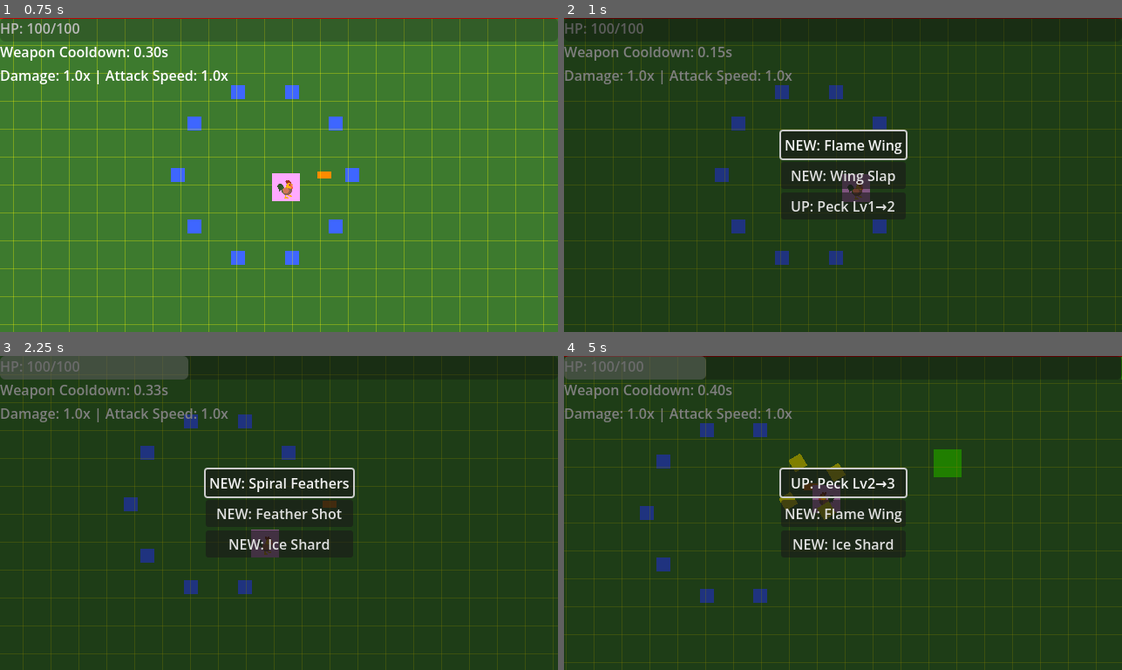
Above: before the commit, frames 1-4 (two rows, left to right).
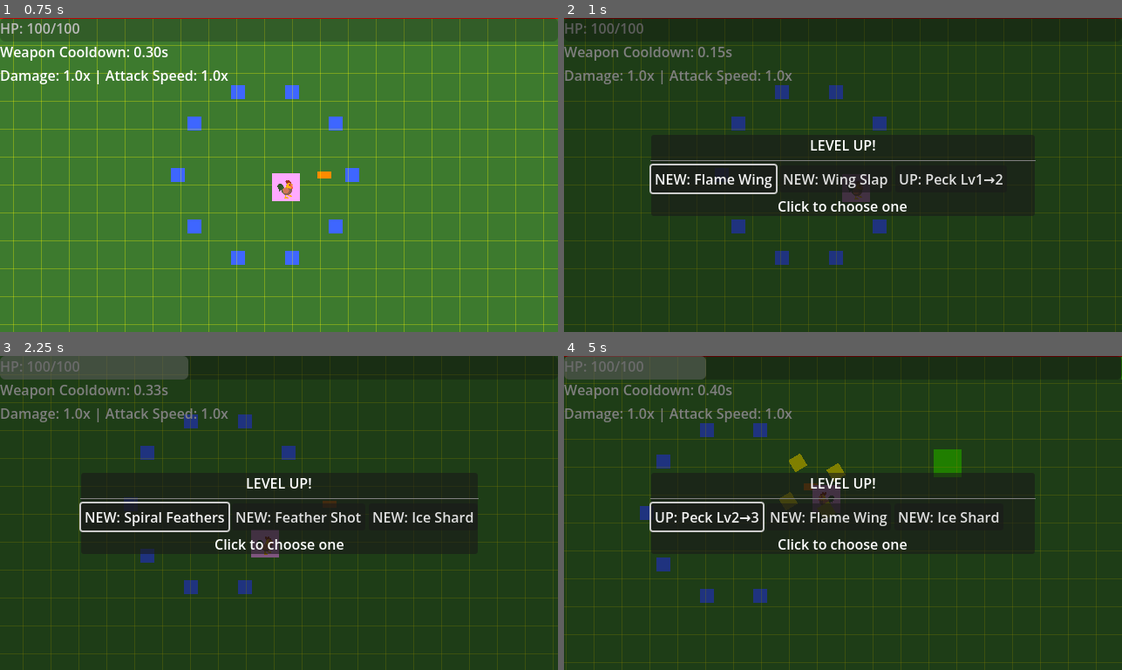
Above: after the commit, the same moments.

Repository: thejoshyee/sarimanok-game
Game: Godot game, scene res://main.tscn
Same seed, same stepped clock (60 frames per second), same inputs: the game is played once before the commit and once after it.
Inputs:
- Up to frame 1 (0.75 s): tap Enter (ui_accept) at 0.5 s; hold Right (move_right) from 0.53 s (still down); hold 1 from 0.53 s (still down)
- Up to frame 2 (1 s): keep holding Right (move_right); keep holding 1; tap Enter (ui_accept) at 0.77 s
- Up to frame 3 (2.25 s): release Right (move_right) at 1.25 s; release 1 at 1.25 s; click "UP: Peck Lv1→2" at 1.25 s; hold S (move_down) from 2.03 s (still down); tap 2 at 2.1 s
- Up to frame 4 (5 s): tap Enter (ui_accept) at 2.27, 3.77, 4.52 s; release S (move_down) at 2.78 s; hold Right (move_right) 2.78-3.53 s; hold 3 2.78-3.53 s; hold Up (move_up) 3.53-4.28 s; tap R at 3.6 s; hold A (move_left) from 4.28 s (still down); tap P at 4.35 s

Frame 1 is identical in both runs. In frame 2, 6.5% of the frame differs, in the area x 15-85%, y 35-65%; in frame 3, 7.1%, in the area x 14-86%, y 35-65%; in frame 4, 6.4%.

Commit message:
feat(ui): refine level-up panel layout to match PRD (task 29.1)

Diff:
--- a/game/scenes/ui/level_up_panel.tscn
+++ b/game/scenes/ui/level_up_panel.tscn
@@ -1,12 +1,12 @@
-[gd_scene load_steps=2 format=3 uid="uid://dvdy2n5irl835"]
+[gd_scene format=3 uid="uid://dvdy2n5irl835"]
 
 [ext_resource type="Script" uid="uid://bqn6pd306mb6r" path="res://scripts/ui/level_up_panel.gd" id="1_fclbr"]
 
-[node name="CanvasLayer" type="CanvasLayer"]
+[node name="CanvasLayer" type="CanvasLayer" unique_id=513594816]
 process_mode = 3
 script = ExtResource("1_fclbr")
 
-[node name="ColorRect" type="ColorRect" parent="."]
+[node name="ColorRect" type="ColorRect" parent="." unique_id=325516443]
 anchors_preset = 15
 anchor_right = 1.0
 anchor_bottom = 1.0
@@ -14,27 +14,46 @@
 grow_vertical = 2
 color = Color(0, 0, 0, 0.5019608)
 
-[node name="VBoxContainer" type="VBoxContainer" parent="."]
+[node name="PanelContainer" type="PanelContainer" parent="." unique_id=1639443988]
 anchors_preset = 8
 anchor_left = 0.5
 anchor_top = 0.5
 anchor_right = 0.5
 anchor_bottom = 0.5
-offset_left = -37.5
-offset_top = -50.5
-offset_right = 37.5
-offset_bottom = 50.5
+offset_left = -220.0
+offset_top = -46.5
+offset_right = 220.0
+offset_bottom = 46.5
 grow_horizontal = 2
 grow_vertical = 2
 
-[node name="UpgradeOption1" type="Button" parent="VBoxContainer"]
+[node name="VBoxContainer" type="VBoxContainer" parent="PanelContainer" unique_id=346676671]
+layout_mode = 2
+
+[node name="LevelUpLabel" type="Label" parent="PanelContainer/VBoxContainer" unique_id=767591494]
+layout_mode = 2
+text = "LEVEL UP!"
+horizontal_alignment = 1
+
+[node name="HSeparator" type="HSeparator" parent="PanelContainer/VBoxContainer" unique_id=700669894]
+layout_mode = 2
+
+[node name="HBoxContainer" type="HBoxContainer" parent="PanelContainer/VBoxContainer" unique_id=1179175330]
+layout_mode = 2
+
+[node name="UpgradeOption1" type="Button" parent="PanelContainer/VBoxContainer/HBoxContainer" unique_id=2037637275]
 layout_mode = 2
 text = "+20% Move Speed"
 
-[node name="UpgradeOption2" type="Button" parent="VBoxContainer"]
+[node name="UpgradeOption2" type="Button" parent="PanelContainer/VBoxContainer/HBoxContainer" unique_id=1024319290]
 layout_mode = 2
 text = "+10 Max HP"
 
-[node name="UpgradeOption3" type="Button" parent="VBoxContainer"]
+[node name="UpgradeOption3" type="Button" parent="PanelContainer/VBoxContainer/HBoxContainer" unique_id=872606546]
 layout_mode = 2
 text = "+10% Weapon Damage"
+
+[node name="ClickToChooseLabel" type="Label" parent="PanelContainer/VBoxContainer" unique_id=565401826]
+layout_mode = 2
+text = "Click to choose one"
+horizontal_alignment = 1
--- a/game/scripts/ui/level_up_panel.gd
+++ b/game/scripts/ui/level_up_panel.gd
@@ -15,9 +15,10 @@
 	visible = false
 
 	# Connect button signals
-	$VBoxContainer/UpgradeOption1.pressed.connect(_on_option_selected.bind(1))
-	$VBoxContainer/UpgradeOption2.pressed.connect(_on_option_selected.bind(2))
-	$VBoxContainer/UpgradeOption3.pressed.connect(_on_option_selected.bind(3))
+	$PanelContainer/VBoxContainer/HBoxContainer/UpgradeOption1.pressed.connect(_on_option_selected.bind(1))
+	$PanelContainer/VBoxContainer/HBoxContainer/UpgradeOption2.pressed.connect(_on_option_selected.bind(2))
+	$PanelContainer/VBoxContainer/HBoxContainer/UpgradeOption3.pressed.connect(_on_option_selected.bind(3))
+
 
 
 func show_level_up(_new_level: int) -> void:
@@ -26,10 +27,11 @@
 
 	# Update button labels to show weapon choices
 	var buttons = [
-		$VBoxContainer/UpgradeOption1,
-		$VBoxContainer/UpgradeOption2,
-		$VBoxContainer/UpgradeOption3
+		$PanelContainer/VBoxContainer/HBoxContainer/UpgradeOption1,
+		$PanelContainer/VBoxContainer/HBoxContainer/UpgradeOption2,
+		$PanelContainer/VBoxContainer/HBoxContainer/UpgradeOption3
 	]
+
 
 	for i in range(3):
 		if i < current_choices.size():
Not shown, changed: .taskmaster/tasks/tasks.json
